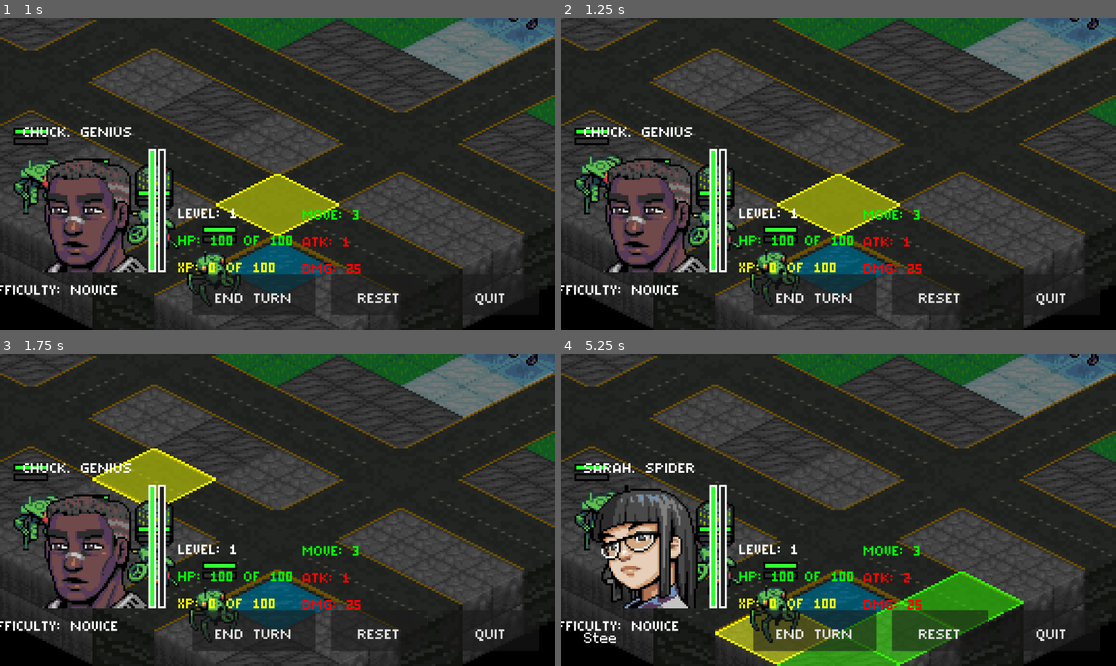
Above: before the commit, frames 1-4 (two rows, left to right).
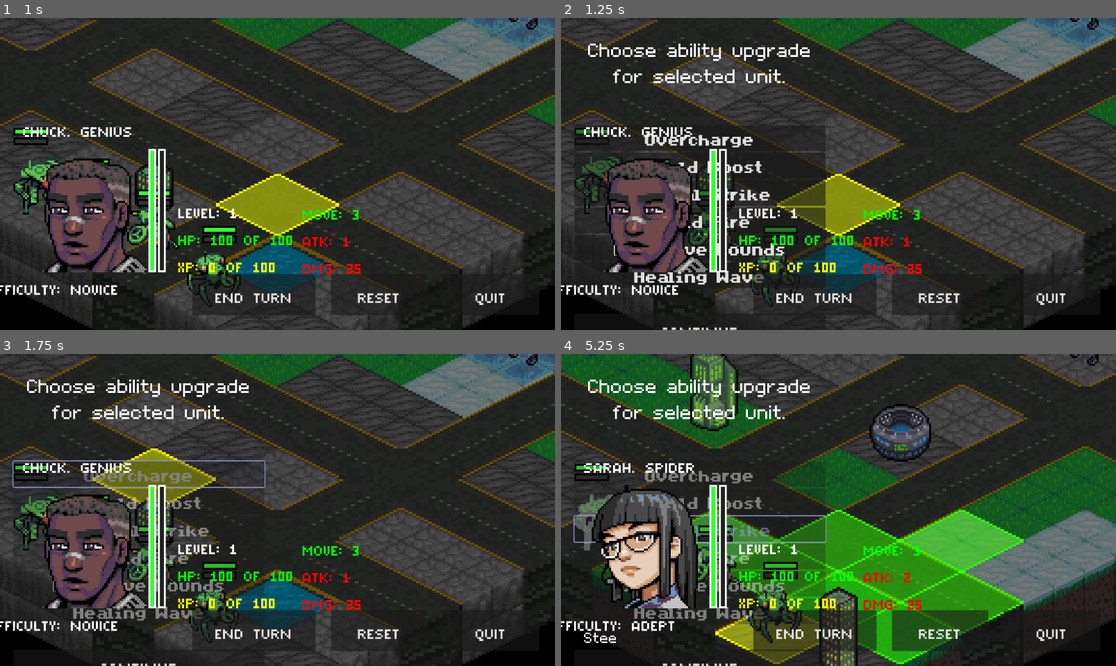
Above: after the commit, the same moments.

Repository: Tekknobot/Terrain
Game: Godot game, scene res://Scenes/TitleScreen.tscn
Same seed, same stepped clock (60 frames per second), same inputs: the game is played once before the commit and once after it.
Inputs (mouse positions are in pixels of both pictures, inside the frame that each line leads up to):
- Up to frame 1 (1 s): click "PLAY" at 0.5 s
- Up to frame 2 (1.25 s): no input
- Up to frame 3 (1.75 s): click (138, 475) at 1.25 s, where only the run after the commit has a clickable "Overcharge"
- Up to frame 4 (5.25 s): click (699, 665) at 2 s, where only the run after the commit has a clickable "CONTINUE"; click (699, 500) at 2.75 s, where only the run after the commit has a clickable "Shield Boost"; click (699, 665) at 3.5 s, where only the run after the commit has a clickable "CONTINUE"; click (699, 528) at 4.25 s, where only the run after the commit has a clickable "Critical Strike"; click "END TURN" at 5 s

Frame 1 is identical in both runs. In frame 2, 6.7% of the frame differs, in the area x 2-48%, y 8-100%; in frame 3, 5.8%; in frame 4, 47%, in the area x 0-100%, y 0-100%.

Commit message:
Still seeing two line renderers.

Diff:
--- /dev/null
+++ b/Prefabs/CriticalStrikeMissile.tscn
@@ -0,0 +1,25 @@
+[gd_scene load_steps=4 format=3 uid="uid://wwyv6u5bn3on"]
+
+[ext_resource type="Script" path="res://Scripts/CriticalStrikeMissile.gd" id="1_5ab02"]
+[ext_resource type="Texture2D" uid="uid://180q5qojg8k8" path="res://Textures/missile.png" id="2_5ime2"]
+[ext_resource type="AudioStream" uid="uid://cw6p7njt8awwy" path="res://Prefabs/missile_launch.wav" id="3_4juw7"]
+
+[node name="Missile" type="Node2D"]
+script = ExtResource("1_5ab02")
+
+[node name="Sprite2D" type="Sprite2D" parent="."]
+z_index = 4096
+texture = ExtResource("2_5ime2")
+
+[node name="CPUParticles2D" type="CPUParticles2D" parent="Sprite2D"]
+amount = 20
+lifetime = 0.3
+gravity = Vector2(0, 0)
+
+[node name="Line2D" type="Line2D" parent="."]
+visible = false
+width = 1.0
+
+[node name="AudioStreamPlayer2D" type="AudioStreamPlayer2D" parent="."]
+stream = ExtResource("3_4juw7")
+autoplay = true
--- a/Prefabs/Missile.tscn
+++ b/Prefabs/Missile.tscn
@@ -19,6 +19,7 @@
 gravity = Vector2(0, 0)
 
 [node name="Line2D" type="Line2D" parent="."]
+visible = false
 width = 1.0
 
 [node name="AudioStreamPlayer2D" type="AudioStreamPlayer2D" parent="."]
--- a/Scenes/Main.tscn
+++ b/Scenes/Main.tscn
@@ -471,3 +471,4 @@
 [connection signal="pressed" from="CanvasLayer/Control/HBoxContainer/EndTurn" to="TileMap" method="_on_end_turn_button_pressed"]
 [connection signal="pressed" from="CanvasLayer/Control/HBoxContainer/Reset" to="TileMap" method="_on_reset_pressed"]
 [connection signal="pressed" from="CanvasLayer/Control/HBoxContainer/Quit" to="TileMap" method="_on_back_pressed"]
+[connection signal="toggled" from="HUDLayer/Control/Ability" to="HUDLayer/Control" method="_on_ability_toggled"]
--- /dev/null
+++ b/Scripts/CriticalStrikeMissile.gd
@@ -0,0 +1,126 @@
+extends Node2D
+
+signal finished
+
+@export var missile_speed: float = 0.5
+@export var pixel_size: int = 2  # Ensures pixel-perfect snapping
+
+var start_pos: Vector2 = Vector2.ZERO
+var end_pos: Vector2 = Vector2.ZERO
+var control_point: Vector2 = Vector2.ZERO
+var progress: float = 0.0
+var is_ready: bool = false
+
+@onready var sprite: Sprite2D = $Sprite2D
+@onready var line_renderer: Line2D = $Line2D
+
+func _ready() -> void:
+	visible = false
+	progress = 0.0
+	is_ready = false
+
+	# Configure the local Line2D node (missile trail)
+	if line_renderer:
+		line_renderer.clear_points()
+		line_renderer.width = pixel_size
+		line_renderer.texture = preload("res://Textures/missile.png")
+		line_renderer.texture_mode = Line2D.LINE_TEXTURE_TILE
+		line_renderer.texture_repeat = CanvasItem.TEXTURE_REPEAT_ENABLED
+		line_renderer.joint_mode = Line2D.LINE_JOINT_BEVEL
+		line_renderer.begin_cap_mode = Line2D.LINE_CAP_NONE
+		line_renderer.end_cap_mode = Line2D.LINE_CAP_NONE
+	else:
+		print("❌ No Line2D found; missile trail will not render.")
+
+func _process(delta: float) -> void:
+	if is_ready and progress < 1.0:
+		progress += missile_speed * delta
+		var new_position = bezier_point(progress)
+		global_position = new_position.snapped(Vector2(pixel_size, pixel_size))
+		update_rotation()
+		if line_renderer:
+			line_renderer.add_point(global_position)
+	elif is_ready and progress >= 1.0:
+		is_ready = false
+		if line_renderer:
+			line_renderer.visible = false
+		# Call our asynchronous explosion sequence.
+		await spawn_explosions()
+		emit_signal("finished")
+		queue_free()
+
+# Calculate a quadratic Bezier point.
+func bezier_point(t: float) -> Vector2:
+	# B(t) = (1-t)^2 * p0 + 2(1-t)t * p1 + t^2 * p2
+	return (1 - t) * (1 - t) * start_pos + 2 * (1 - t) * t * control_point + t * t * end_pos
+
+# Update the missile's rotation to face its direction of travel.
+func update_rotation() -> void:
+	var next_pos = bezier_point(min(progress + 0.05, 1.0))
+	var dir = next_pos - global_position
+	sprite.rotation = dir.angle()
+
+# Call this function to set the missile's path.
+func set_target(start: Vector2, target: Vector2) -> void:
+	start_pos = start
+	end_pos = target
+	# Set a control point for an arcing trajectory (offset upward by 200 pixels).
+	control_point = (start + target) / 2 + Vector2(0, -200)
+	global_position = start_pos
+	visible = true
+	is_ready = true
+	progress = 0.0
+	if line_renderer:
+		line_renderer.clear_points()
+		line_renderer.visible = true
+
+# Asynchronous explosion sequence.
+func spawn_explosions() -> void:
+	# Preload the explosion effect once.
+	var explosion_scene = preload("res://Scenes/VFX/Explosion.tscn")
+	var tilemap = get_tree().get_current_scene().get_node("TileMap")
+	if tilemap == null:
+		print("No TileMap found!")
+		return
+	var impact_tile = tilemap.local_to_map(tilemap.to_local(global_position))
+
+	# Iterate over the 3x3 grid around the impact tile.
+	for x in range(-1, 2):
+		for y in range(-1, 2):
+			var tile = impact_tile + Vector2i(x, y)
+
+			# Instantiate an explosion effect on each tile.
+			var explosion = explosion_scene.instantiate()
+			# Position the explosion at the center of the tile.
+			explosion.global_position = tilemap.to_global(tilemap.map_to_local(tile))
+			get_tree().get_current_scene().add_child(explosion)
+
+			# Determine damage for this tile.
+			var damage: int = 0
+			if x == 0 and y == 0:
+				damage = 40
+			else:
+				damage = 25
+
+			# Damage any unit on this tile.
+			var unit = tilemap.get_unit_at_tile(tile)
+			if unit:
+				unit.take_damage(damage)
+				unit.flash_white()
+
+			# Optionally, damage structures on this tile.
+			var structure = tilemap.get_structure_at_tile(tile)
+			if structure:
+				var anim_sprite = structure.get_node_or_null("AnimatedSprite2D")
+				if anim_sprite:
+					anim_sprite.play("demolished")
+					structure.modulate = Color(1, 1, 1, 1)
+
+			# Wait a short delay before processing the next explosion.
+			await get_tree().create_timer(0.1).timeout
+
+	print("Missile exploded at tile: ", impact_tile)
+
+	# Optionally, update z-index for proper layering.
+	z_index = int(global_position.y)
+	z_as_relative = false
--- a/Scripts/HUD_Panel.gd
+++ b/Scripts/HUD_Panel.gd
@@ -139,13 +139,12 @@
 	ability_button.button_pressed = false
 
 	# Update Ability Button:
-	# Check if GameData.unit_upgrades has an entry for this unit's name
-	# and that the value (after trimming whitespace) is not empty.
 	if GameData.unit_upgrades.has(player.name) and str(GameData.unit_upgrades[player.name]).strip_edges() != "":
 		ability_button.text = str(GameData.unit_upgrades[player.name])
 		ability_button.visible = true
 	else:
 		ability_button.visible = false
+		var tilemap = get_node("/root/BattleGrid/TileMap")
 
 	# Start a new typewriter effect for the quote.
 	_current_typing_id += 1
@@ -162,3 +161,23 @@
 			return
 		quote_label.text += quote[i]
 		await get_tree().create_timer(0.05).timeout
+
+
+func _on_ability_toggled(toggled_on: bool) -> void:
+	var tilemap = get_node("/root/BattleGrid/TileMap")
+
+	if tilemap.selected_unit != null:
+		if GameData.unit_upgrades.has(tilemap.selected_unit.unit_name) and str(GameData.unit_upgrades[tilemap.selected_unit.unit_name]).strip_edges() != "":
+			ability_button.text = str(GameData.unit_upgrades[tilemap.selected_unit.unit_name])
+			ability_button.visible = true
+
+			# Only enable critical strike mode if the ability is Critical Strike AND the button is pressed.
+			if ability_button.text == "Critical Strike" and ability_button.pressed:
+				tilemap.critical_strike_mode = true
+			else:
+				tilemap.critical_strike_mode = false
+		else:
+			ability_button.visible = false
+			tilemap.critical_strike_mode = false
+	else:
+		print("No selected unit available for ability toggling.")
--- a/Scripts/TileMap.gd
+++ b/Scripts/TileMap.gd
@@ -80,6 +80,8 @@
 	12: "Omnipotent"
 }
 
+var critical_strike_mode: bool = false
+
 func _ready():
 	tile_size = get_tileset().tile_size
 	_setup_noise()
@@ -109,24 +111,40 @@
 
 func _input(event):
 	if event is InputEventMouseButton and event.pressed:
-		var mouse_tile = local_to_map(to_local(Vector2(get_global_mouse_position().x, get_global_mouse_position().y + 16)))
+		var mouse_pos = get_global_mouse_position()
+
+		# Convert the mouse position to a tile coordinate.
+		var tile = local_to_map(to_local(Vector2(mouse_pos.x, mouse_pos.y + 16)))
+
+		# If the click is off the map, return.
+		if tile.x < 0 or tile.x >= grid_width or tile.y < 0 or tile.y >= grid_height:
+			return
+
+		var mouse_tile = local_to_map(to_local(Vector2(mouse_pos.x, mouse_pos.y + 16)))
 		if moving:
 			return
 
+		# If Critical Strike mode is active and the click is not on the toggle:
+		if critical_strike_mode:
+			if selected_unit and selected_unit.is_player:
+				selected_unit.critical_strike(mouse_tile)
+				print("Critical Strike activated by unit: ", selected_unit.name)
+				# Clear the mode so it fires only once.
+				critical_strike_mode = false
+				GameData.selected_special_ability = ""
+			else:
+				print("No player unit selected for Critical Strike.")
+			return  # Exit input processing for this click.
+
+		# ... continue with your normal input processing ...
 		if event.button_index == MOUSE_BUTTON_LEFT:
 			if selected_unit:
-				# Only process attack/move commands if the selected unit is a player.
 				if selected_unit.is_player:
-					# If we're in attack mode (right click activated) and the clicked tile has an enemy, structure, or is empty:
 					if showing_attack:
 						var enemy = get_unit_at_tile(mouse_tile)
 						var structure = get_structure_at_tile(mouse_tile)
-
-						# If there's an enemy (that isn't a player) or a structure, or the tile is empty:
 						if (enemy and not enemy.is_player) or structure or (enemy == null and structure == null):
-							# Check if the selected unit is ranged or support.
 							if selected_unit.unit_type in ["Ranged", "Support"]:
-								# If an enemy exists, use its tile position.
 								if enemy and manhattan_distance(selected_unit.tile_pos, enemy.tile_pos) <= selected_unit.attack_range:
 									selected_unit.auto_attack_ranged(enemy, selected_unit)
 									var sprite := selected_unit.get_node("AnimatedSprite2D")
@@ -134,7 +152,6 @@
 									showing_attack = false
 									_clear_highlights()
 									return
-								# Otherwise, if a structure exists, use its tile position.
 								elif structure and manhattan_distance(selected_unit.tile_pos, structure.tile_pos) <= selected_unit.attack_range:
 									selected_unit.auto_attack_ranged(structure, selected_unit)
 									var sprite := selected_unit.get_node("AnimatedSprite2D")
@@ -142,7 +159,6 @@
 									showing_attack = false
 									_clear_highlights()
 									return
-								# Otherwise, if both enemy and structure are null, allow a missile to strike an empty tile.
 								elif enemy == null and structure == null and manhattan_distance(selected_unit.tile_pos, mouse_tile) <= selected_unit.attack_range:
 									selected_unit.auto_attack_ranged_empty(mouse_tile, selected_unit)
 									var sprite := selected_unit.get_node("AnimatedSprite2D")
@@ -151,7 +167,6 @@
 									_clear_highlights()
 									return
 							else:
-								# For melee units, require the enemy to be exactly adjacent.
 								if enemy and manhattan_distance(selected_unit.tile_pos, enemy.tile_pos) == 1:
 									selected_unit.auto_attack_adjacent()
 									selected_unit.has_moved = true
@@ -161,7 +176,6 @@
 									_clear_highlights()
 									play_attack_sound(to_global(map_to_local(enemy.tile_pos)))
 									return
-					# Allow manual movement if not in attack mode.
 					if not showing_attack:
 						if highlighted_tiles.has(mouse_tile):
 							if selected_unit.has_moved:
@@ -171,17 +185,14 @@
 							sprite.self_modulate = Color(1, 0.6, 0.6, 1)
 							return
 				else:
-					# If the selected unit is an enemy, do not initiate any attacks—just show its range.
 					_show_range_for_selected_unit()
 			_select_unit_at_mouse()
 
 		elif event.button_index == MOUSE_BUTTON_RIGHT:
-			# Right click sets up attack mode.
 			if selected_unit:
 				showing_attack = true
 				_clear_highlights()
 				_show_range_for_selected_unit()
-
 
 func toggle_borders():
 	borders_visible = not borders_visible
--- a/Scripts/TurnManager.gd
+++ b/Scripts/TurnManager.gd
@@ -20,7 +20,7 @@
 	# Wait one frame so TileMap can spawn units first
 	await get_tree().create_timer(0.5).timeout
 	call_deferred("_initialize_turns")
-	#_test_launch_reward_phase()
+	_test_launch_reward_phase()
 
 func _initialize_turns():
 	_populate_units()
--- a/Scripts/Unit.gd
+++ b/Scripts/Unit.gd
@@ -752,3 +752,19 @@
 		# Wait for 2 seconds before resetting.
 		await get_tree().create_timer(1.0).timeout
 		sprite.material = original_material
+
+# Call this method when the Critical Strike ability is used.
+func critical_strike(target_tile: Vector2i) -> void:
+	var tilemap = get_node("/root/BattleGrid/TileMap")
+	# Convert the target tile to global coordinates.
+	var target_pos = tilemap.to_global(tilemap.map_to_local(target_tile)) + Vector2(0, Y_OFFSET)
+
+	# Preload and instantiate the missile.
+	var missile_scene = preload("res://Prefabs/CriticalStrikeMissile.tscn")
+	var missile = missile_scene.instantiate()
+	get_tree().get_current_scene().add_child(missile)
+
+	# Launch the missile from the unit's position.
+	missile.global_position = global_position
+	missile.set_target(global_position, target_pos)
+	print("Unit ", name, " launched Critical Strike missile toward ", target_tile)
